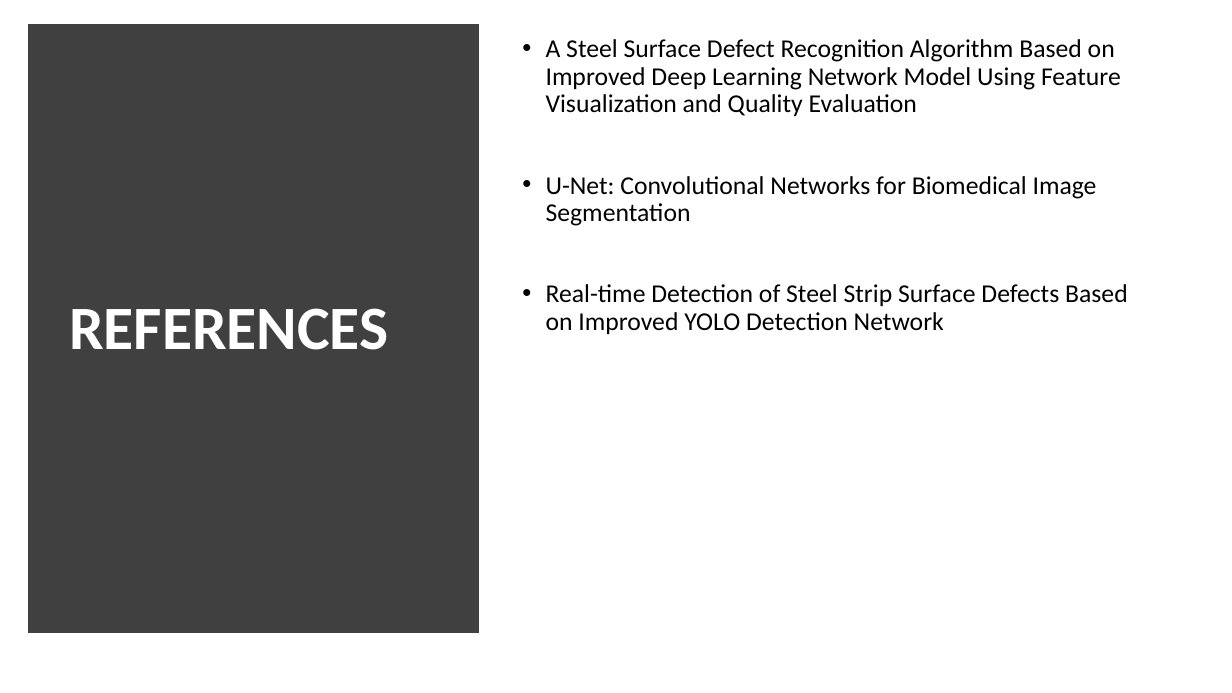
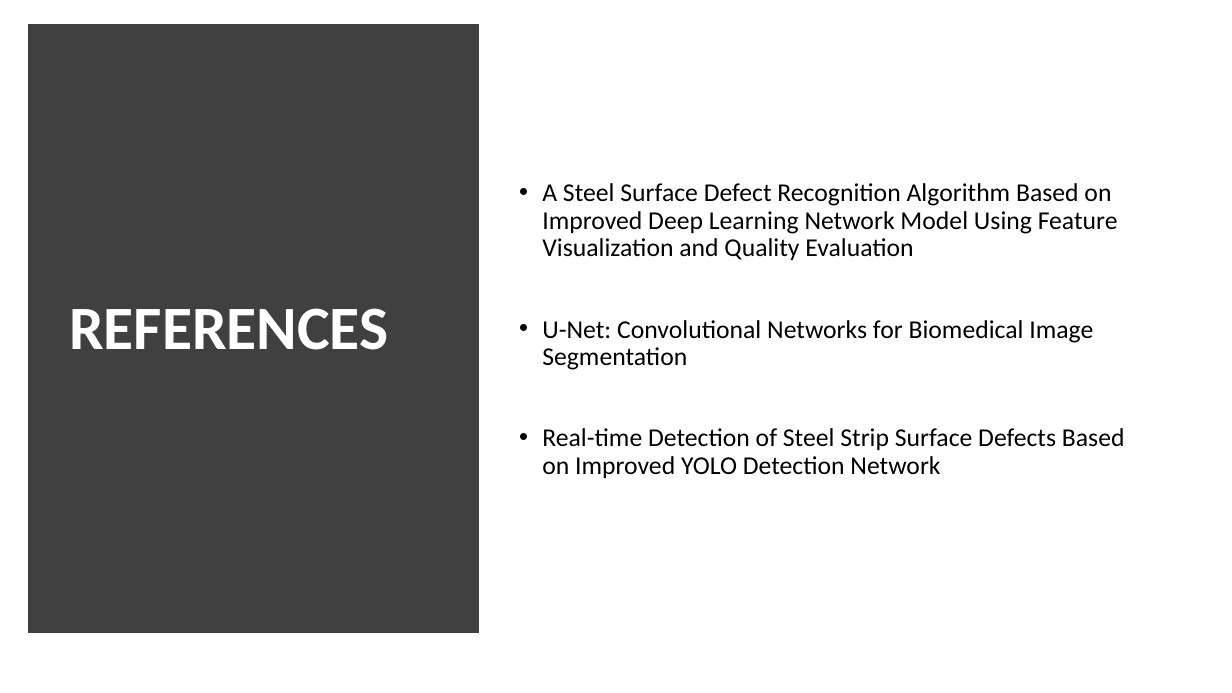
Before and after one commit to carlosezmz/Steel-Defects-Classification, a slide deck: slide 8 of project_week2.pptx. Drawn at 1232x693 pixels with LibreOffice and Linux fonts; fonts in the diff are those of the drawing. Boxes give left, top, right and bottom in pixels: in the first picture for what was removed or moved away, otherwise in the second. Text is boxed around its words. In the diff, an @@ line names an element or a change of style, - is before the commit and + after.

```diff
--- a/project_week2.pptx
+++ b/project_week2.pptx
@@ text "A Steel Surface Defect Recognition ...": place and size @@
-text "A Steel Surface Defect Recognition ..." at <box>546,39,1128,334</box>
+text "A Steel Surface Defect Recognition ..." at <box>542,183,1125,478</box>
```
Also in this commit, not shown: 1 other slide changed.
